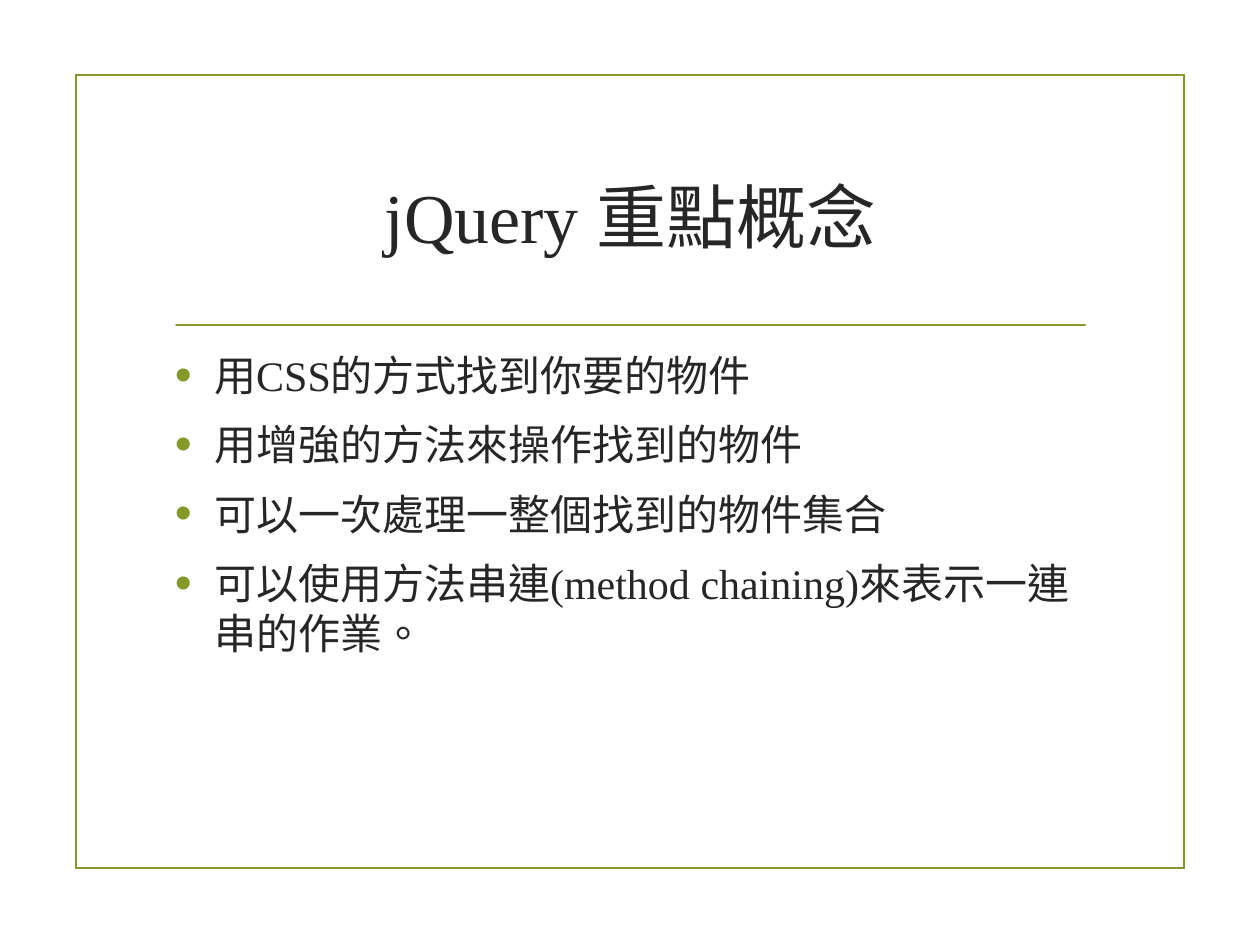
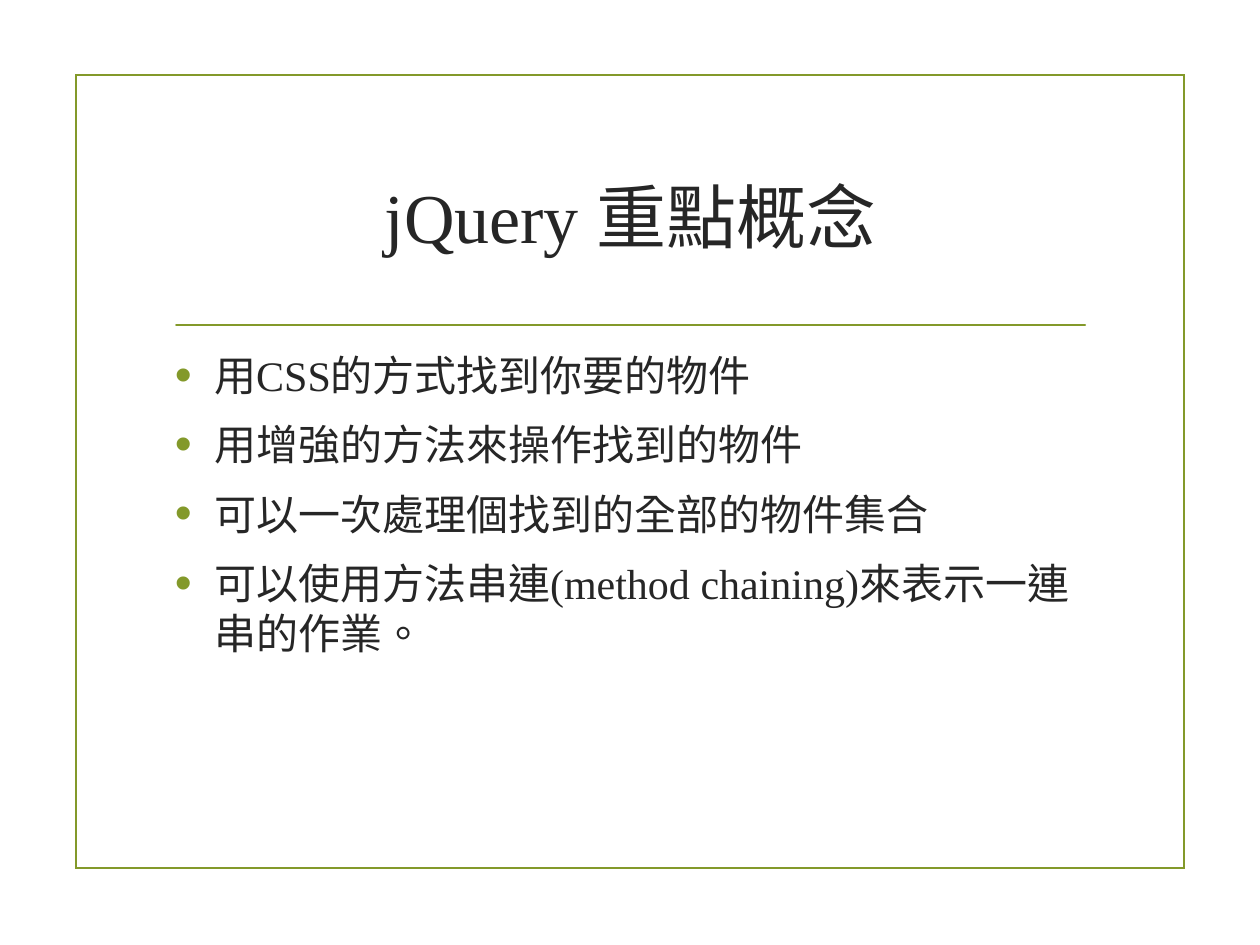
Before and after one commit to alexchen7022/JavaScriptStudyMaterial, a slide deck: slide 11 of 4_Jquery.pptx. Drawn at 1260x945 pixels with LibreOffice and Linux fonts; fonts in the diff are those of the drawing; background and template pictures are left out. Boxes give left, top, right and bottom in pixels: in the first picture for what was removed or moved away, otherwise in the second. Text is boxed around its words. In the diff, an @@ line names an element or a change of style, - is before the commit and + after.

```diff
--- a/4_Jquery.pptx
+++ b/4_Jquery.pptx
@@ text at [214, 494, 928, 534]: text changed @@
-• 可以一次處理一整個找到的物件集合
+• 可以一次處理個找到的全部的物件集合
```
Also in this commit, not shown: 10 other slides changed, 13 slides added, 1 slide removed.
